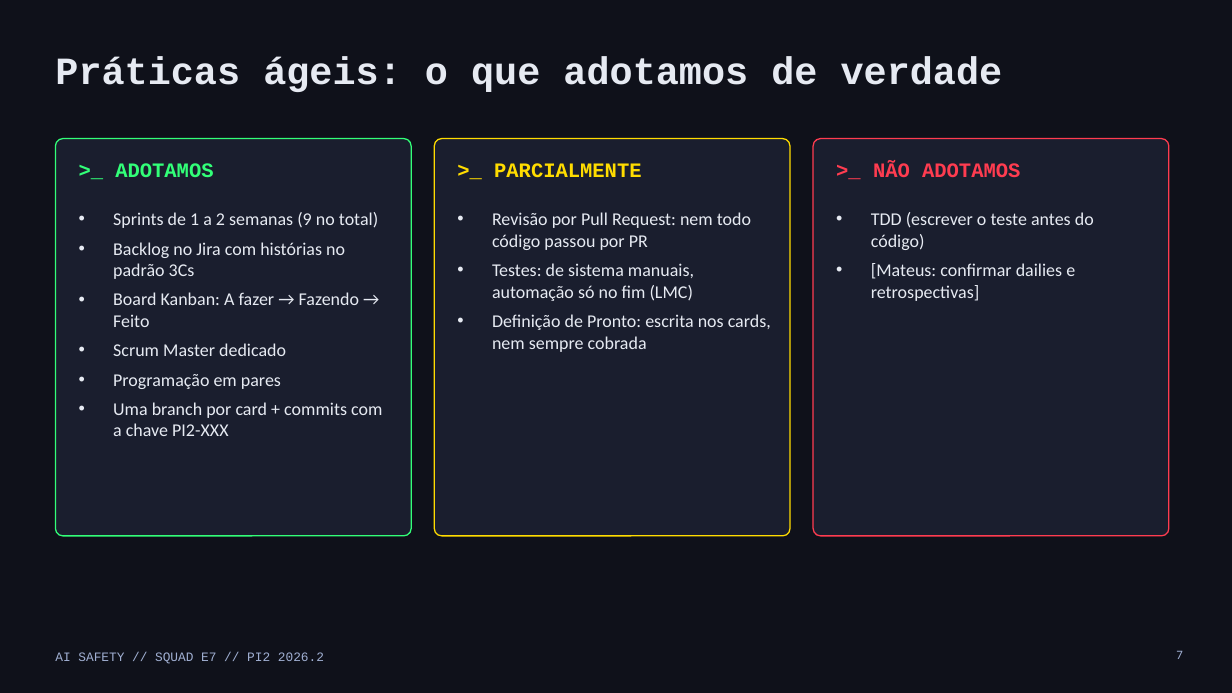
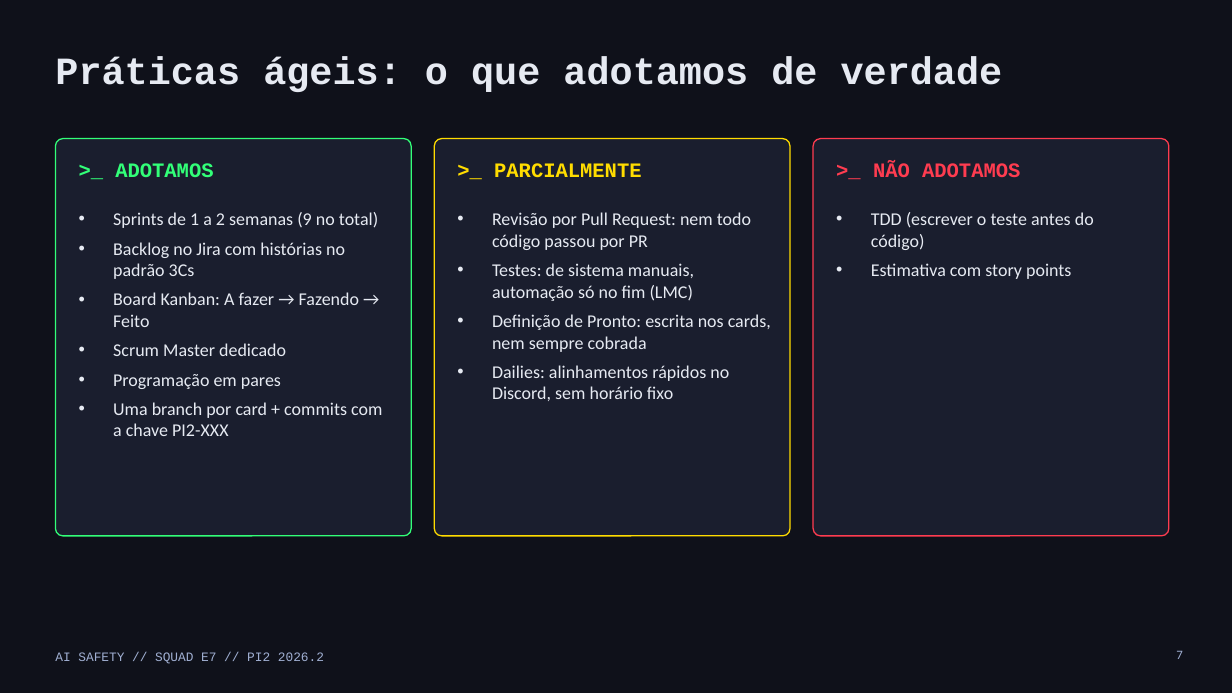
Before and after one commit to vdornelass/pi2-squad-e7, a slide deck: slide 7 of docs/apresentacao_final/apresentacao_final_squad_e7.pptx. Drawn at 1232x693 pixels with LibreOffice and Linux fonts; fonts in the diff are those of the drawing. Boxes give left, top, right and bottom in pixels: in the first picture for what was removed or moved away, otherwise in the second. Text is boxed around its words. In the diff, an @@ line names an element or a change of style, - is before the commit and + after.

```diff
--- a/docs/apresentacao_final/apresentacao_final_squad_e7.pptx
+++ b/docs/apresentacao_final/apresentacao_final_squad_e7.pptx
@@ text at box(871, 263, 1071, 279): text changed @@
-• [Mateus: confirmar dailies e retrospectivas]
+• Estimativa com story points
@@ text at box(492, 365, 729, 401): paragraph added @@
+• Dailies: alinhamentos rápidos no Discord, sem horário fixo
```
Also in this commit, not shown: 11 other slides changed, 3 other files.
